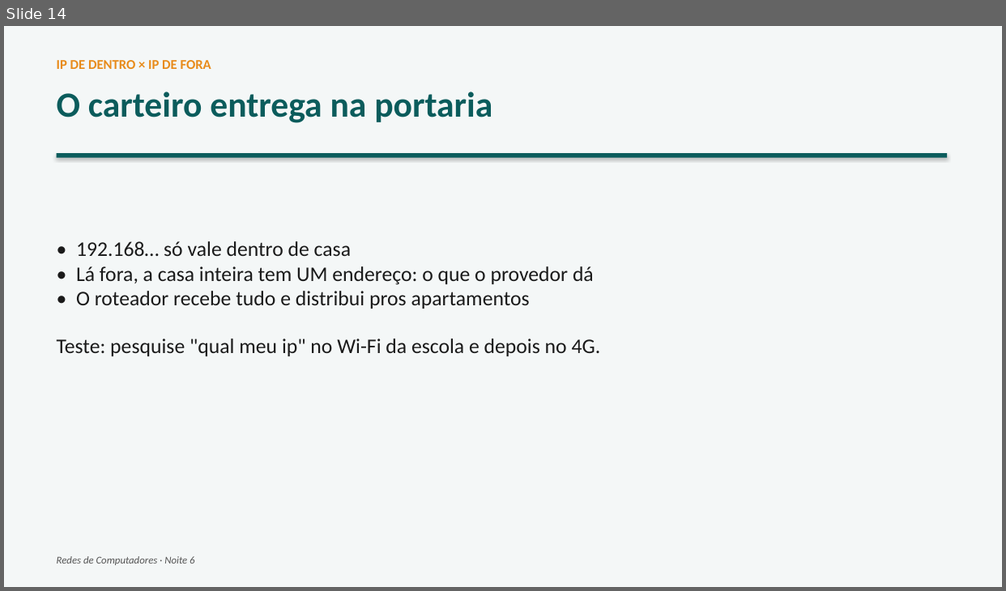
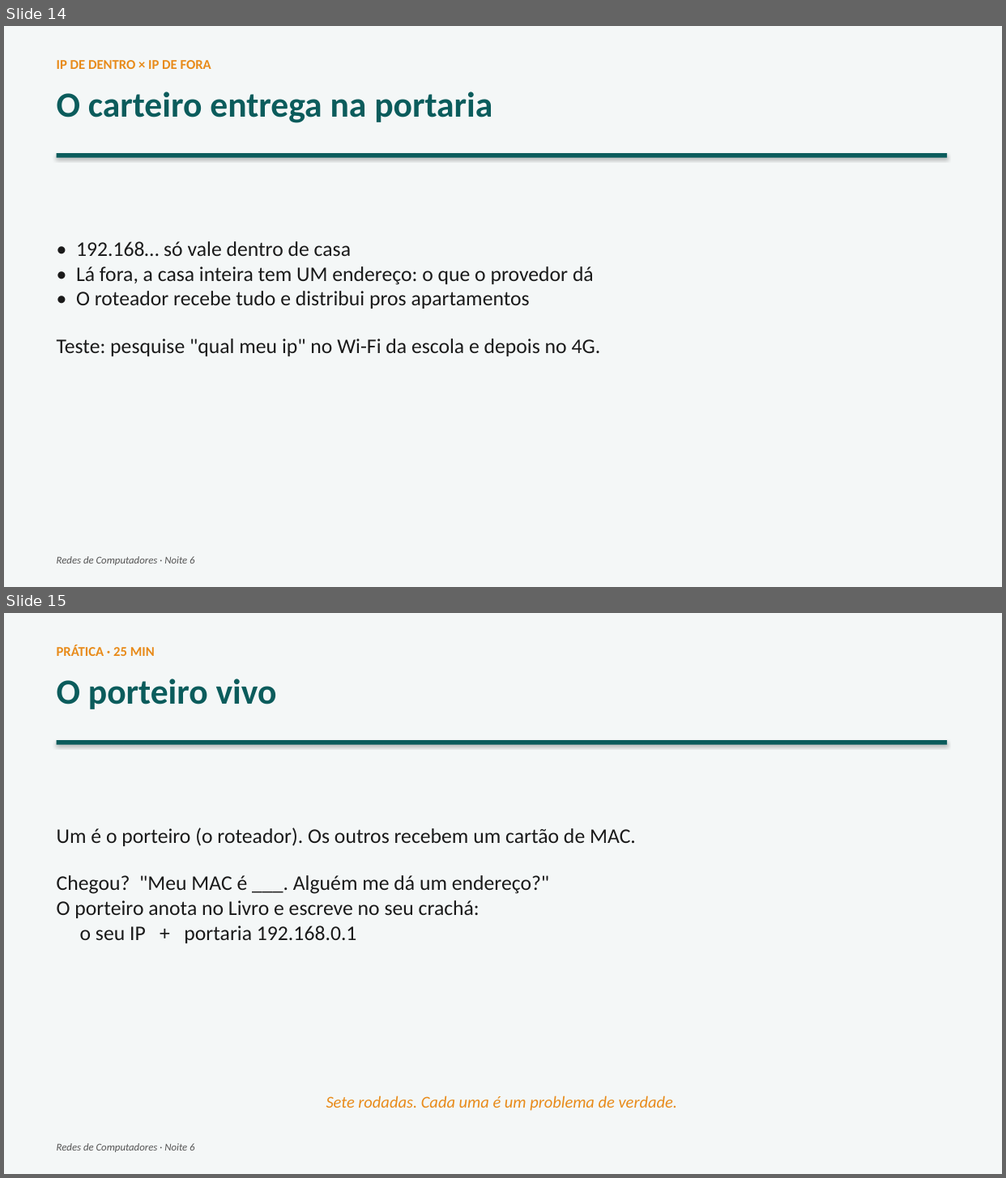
Before and after one commit to joninedel-prog/gerador_contratos, a slide deck: Aula - Redes 6 - Endereco na rede.pptx. Shown one above the other, each under a label of ours: slide 14 before the commit, slides 14 and 15 after it. The pictures are 1006x591 and 1006x1178 pixels, drawn with LibreOffice and Linux fonts; fonts in the diff are those of the drawing. Boxes give left, top, right and bottom in pixels: in the first picture for what was removed or moved away, otherwise in the second. Text is boxed around its words. In the diff, an @@ line names an element or a change of style, - is before the commit and + after.

```diff
--- a/Aula - Redes 6 - Endereco na rede.pptx
+++ b/Aula - Redes 6 - Endereco na rede.pptx
@@ slide 15 added at (x1=4, y1=613, x2=1002, y2=1174), background #FFFFFF @@
@@ rectangle added at (x1=4, y1=613, x2=1002, y2=1174), fill #F4F7F7 @@
@@ text added at (x1=57, y1=645, x2=155, y2=656), 13 pt, text #E88B1A, bold @@
+PRÁTICA · 25 MIN
@@ text added at (x1=57, y1=679, x2=277, y2=709), 34 pt, text #0B5C5C, bold @@
+O porteiro vivo
@@ rectangle added at (x1=57, y1=740, x2=948, y2=745), fill #0B5C5C @@
@@ text added at (x1=57, y1=828, x2=636, y2=943), 20 pt, text #1A1A1A @@
+Um é o porteiro (o roteador). Os outros recebem um cartão de MAC.
+Chegou? "Meu MAC é ___. Alguém me dá um endereço?"
+O porteiro anota no Livro e escreve no seu crachá:
+o seu IP + portaria 192.168.0.1
@@ text added at (x1=326, y1=1096, x2=677, y2=1111), 16 pt, text #E88B1A, italic @@
+Sete rodadas. Cada uma é um problema de verdade.
@@ text added at (x1=57, y1=1144, x2=194, y2=1152), 10 pt, text #555555, italic @@
+Redes de Computadores · Noite 6
```
Also in this commit, not shown: 3 other slides added, 2 slides removed, 4 other files.
